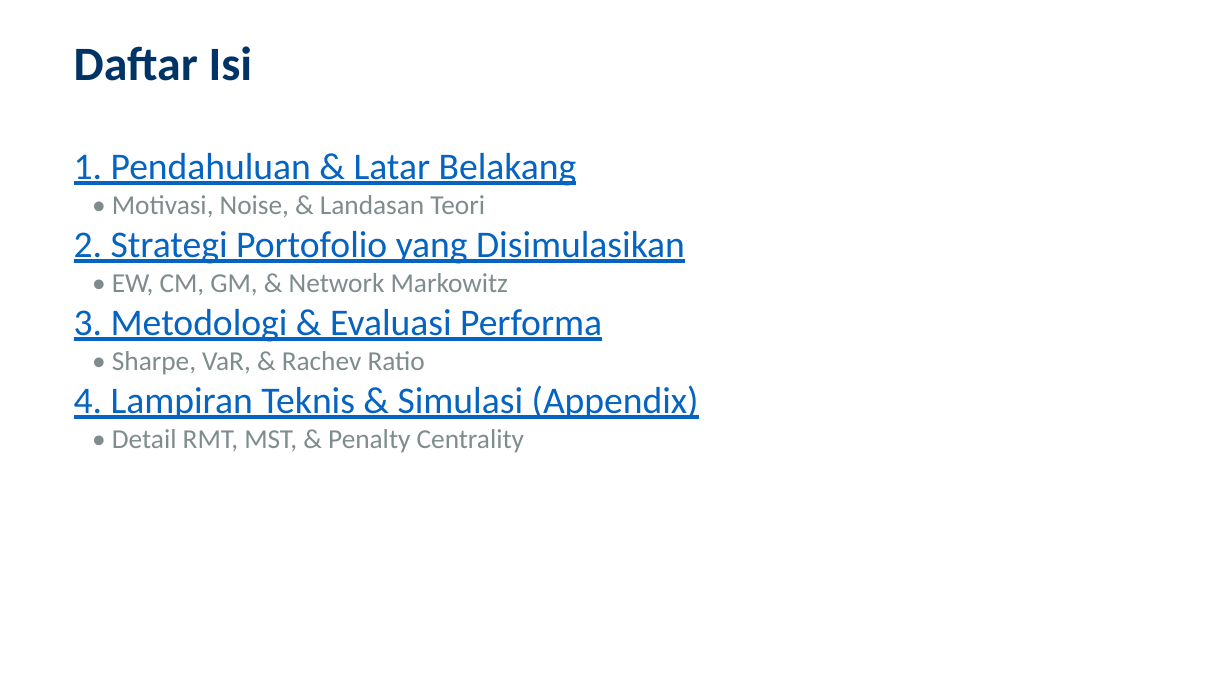
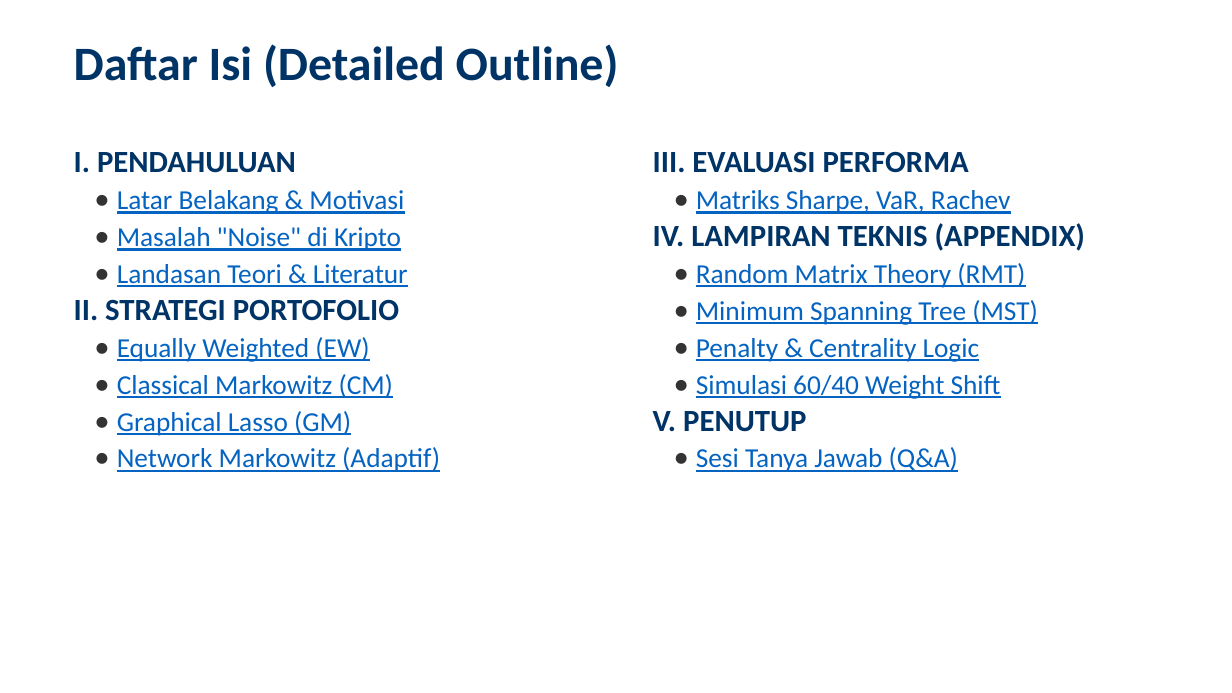
Before and after one commit to ragilrojo/RepoThesis, a slide deck: slide 2 of Presentasi_Proposal_Update.pptx. Drawn at 1232x693 pixels with LibreOffice and Linux fonts; fonts in the diff are those of the drawing. Boxes give left, top, right and bottom in pixels: in the first picture for what was removed or moved away, otherwise in the second. Text is boxed around its words. In the diff, an @@ line names an element or a change of style, - is before the commit and + after.

Commit message:
feat: enhance Table of Contents with detailed sub-topics and two-column layout

```diff
--- a/Presentasi_Proposal_Update.pptx
+++ b/Presentasi_Proposal_Update.pptx
@@ text at (74, 44, 619, 87): text changed @@
-Daftar Isi
+Daftar Isi (Detailed Outline)
@@ text at (74, 152, 440, 472): text changed; size 22 to 16 pt @@
-1. Pendahuluan & Latar Belakang
-• Motivasi, Noise, & Landasan Teori
-2. Strategi Portofolio yang Disimulasikan
-• EW, CM, GM, & Network Markowitz
-3. Metodologi & Evaluasi Performa
-• Sharpe, VaR, & Rachev Ratio
-4. Lampiran Teknis & Simulasi (Appendix)
-• Detail RMT, MST, & Penalty Centrality
+I. PENDAHULUAN
+• Latar Belakang & Motivasi
+• Masalah "Noise" di Kripto
+• Landasan Teori & Literatur
+II. STRATEGI PORTOFOLIO
+• Equally Weighted (EW)
+• Classical Markowitz (CM)
+• Graphical Lasso (GM)
+• Network Markowitz (Adaptif)
@@ text added at (653, 151, 1085, 472), 16 pt, text #0563C1, underline @@
+III. EVALUASI PERFORMA
+• Matriks Sharpe, VaR, Rachev
+IV. LAMPIRAN TEKNIS (APPENDIX)
+• Random Matrix Theory (RMT)
+• Minimum Spanning Tree (MST)
+• Penalty & Centrality Logic
+• Simulasi 60/40 Weight Shift
+V. PENUTUP
+• Sesi Tanya Jawab (Q&A)
```
Also in this commit, not shown: 1 other file.
